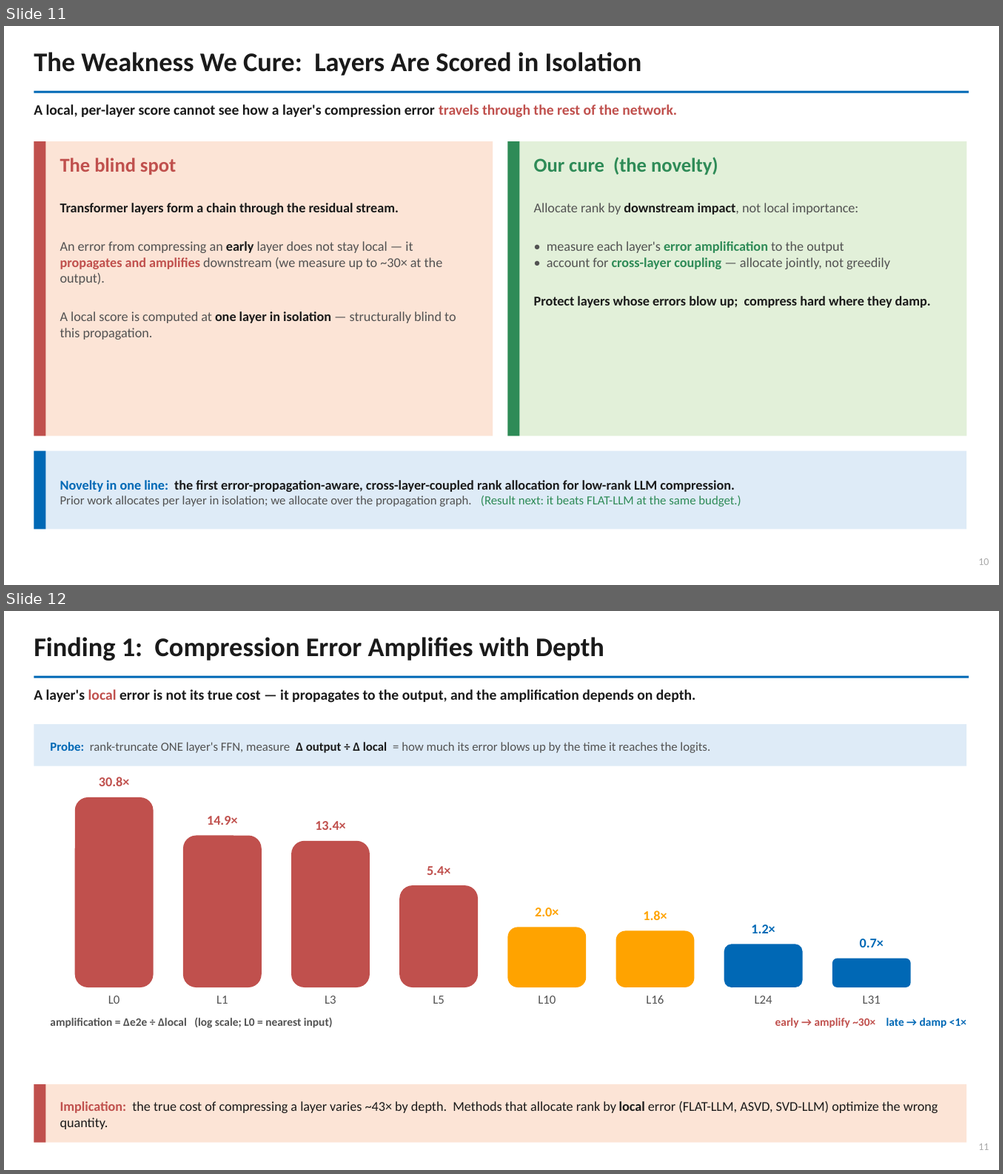
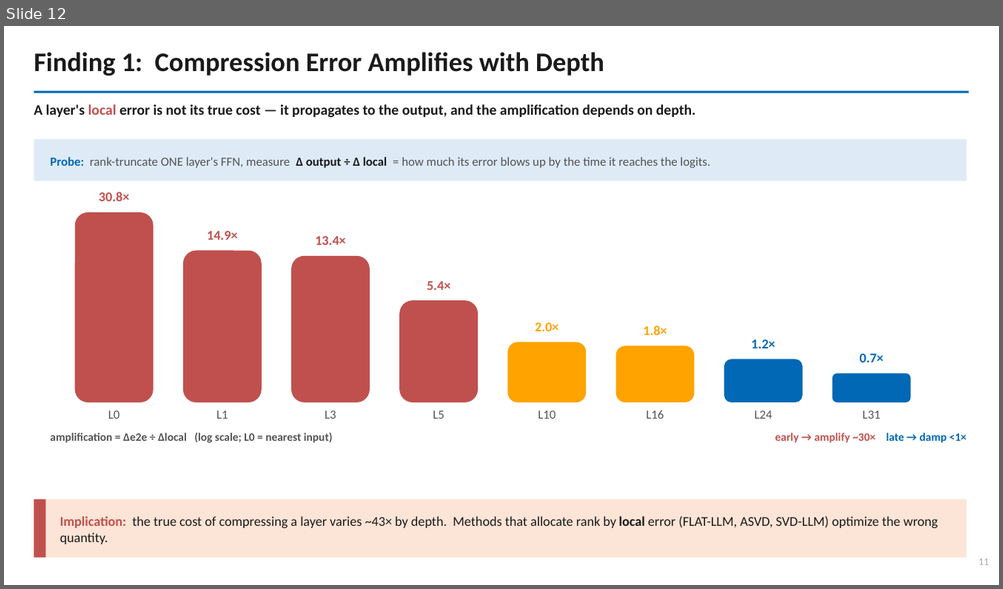
Before and after one commit to shahrzadesmat/HyperGraph, a slide deck: hypergraph_slides.pptx. Shown one above the other, each under a label of ours: slides 11 and 12 before the commit, slide 12 after it. The pictures are 1003x1174 and 1003x589 pixels, drawn with LibreOffice and Linux fonts; fonts in the diff are those of the drawing. Boxes give left, top, right and bottom in pixels: in the first picture for what was removed or moved away, otherwise in the second. Text is boxed around its words. In the diff, an @@ line names an element or a change of style, - is before the commit and + after.

```diff
--- a/hypergraph_slides.pptx
+++ b/hypergraph_slides.pptx
@@ slide 11 removed at (4, 26, 999, 585), background #FFFFFF @@
@@ text removed at (34, 52, 642, 76) @@
-The Weakness We Cure: Layers Are Scored in Isolation
@@ rectangle removed at (34, 91, 969, 93) @@
@@ text removed at (34, 104, 677, 118) @@
-A local, per-layer score cannot see how a layer's compression error travels through the rest of the network.
@@ rectangle removed at (34, 141, 492, 437) @@
@@ rectangle removed at (34, 141, 45, 437) @@
@@ text removed at (60, 158, 176, 175) @@
-The blind spot
@@ rectangle removed at (508, 141, 967, 437) @@
@@ rectangle removed at (508, 141, 520, 437) @@
@@ text removed at (534, 157, 718, 175) @@
-Our cure (the novelty)
@@ text removed at (60, 203, 456, 340) @@
-Transformer layers form a chain through the residual stream.
-An error from compressing an early layer does not stay local — it propagates and amplifies downstream (we measure up to ~30× at the output).
-A local score is computed at one layer in isolation — structurally blind to this propagation.
@@ text removed at (534, 203, 930, 308) @@
-Allocate rank by downstream impact, not local importance:
-• measure each layer's error amplification to the output
-• account for cross-layer coupling — allocate jointly, not greedily
-Protect layers whose errors blow up; compress hard where they damp.
@@ rectangle removed at (34, 452, 967, 530) @@
@@ rectangle removed at (34, 452, 45, 530) @@
@@ text removed at (60, 480, 740, 507) @@
-Novelty in one line: the first error-propagation-aware, cross-layer-coupled rank allocation for low-rank LLM compression.
-Prior work allocates per layer in isolation; we allocate over the propagation graph. (Result next: it beats FLAT-LLM at the same budget.)
@@ text removed at (978, 559, 988, 565) @@
-10
```
Also in this commit, not shown: 2 slides changed, 1 slide added, 1 other file.
